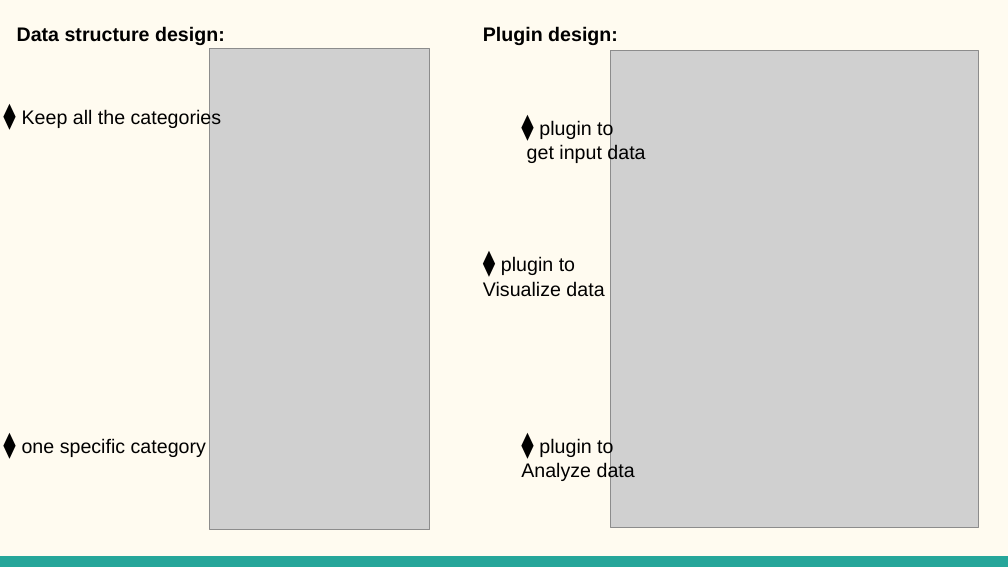
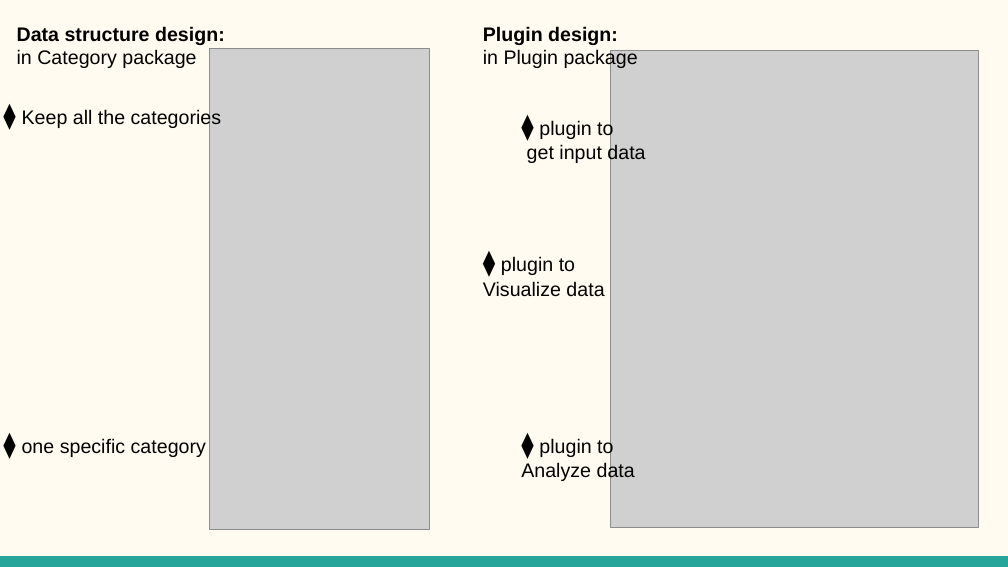
Before and after one commit to Justin-Ahn/data_framework, a slide deck: slide 4 of hw5a/hw5aPresentation.pptx. Drawn at 1008x567 pixels with LibreOffice and Linux fonts; fonts in the diff are those of the drawing; grey boxes stand for pictures. Boxes give left, top, right and bottom in pixels: in the first picture for what was removed or moved away, otherwise in the second. Text is boxed around its words. In the diff, an @@ line names an element or a change of style, - is before the commit and + after.

Commit message:
minor updates to pptx

```diff
--- a/hw5a/hw5aPresentation.pptx
+++ b/hw5a/hw5aPresentation.pptx
@@ text at <box>17,49,196,68</box>: paragraph added @@
+in Category package
@@ text at <box>483,49,638,69</box>: paragraph added @@
+in Plugin package
```
